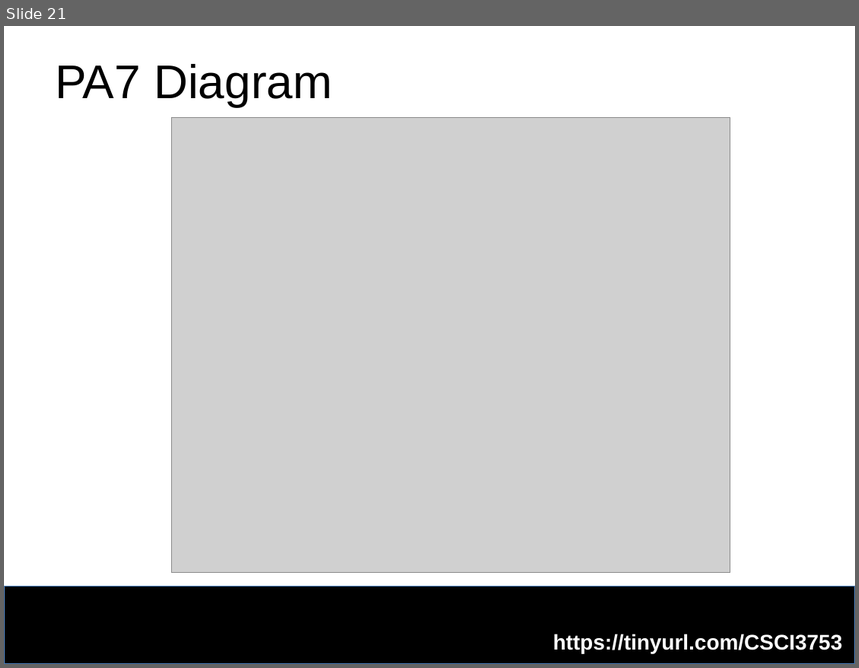
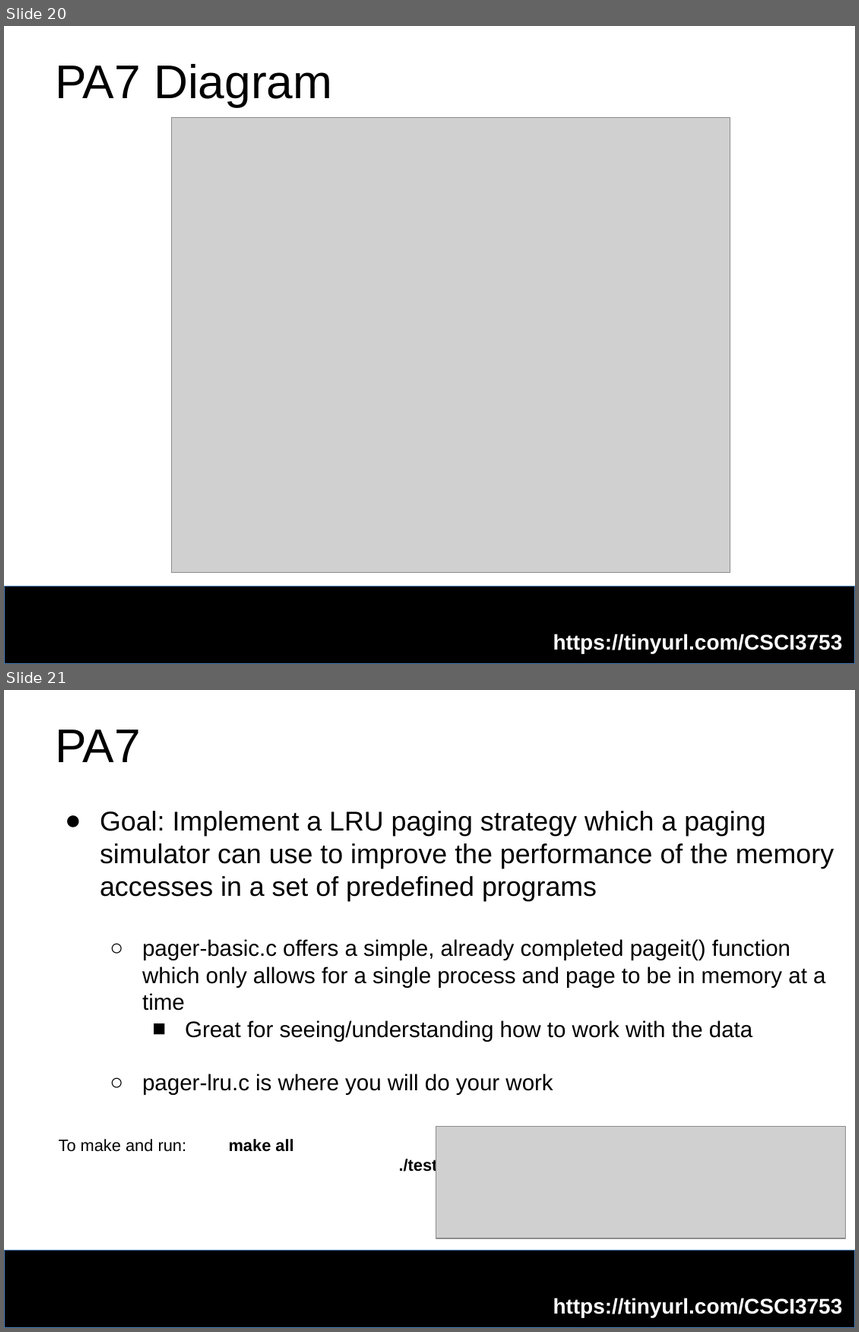
Before and after one commit to jarek-tr/csci-3753-fa25, a slide deck: w10/CSCI3753_REC_10.pptx. Shown one above the other, each under a label of ours: slide 21 before the commit, slides 20 and 21 after it. The pictures are 859x668 and 859x1332 pixels, drawn with LibreOffice and Linux fonts; fonts in the diff are those of the drawing; grey boxes stand for pictures; background and template pictures are left out. Boxes give left, top, right and bottom in pixels: in the first picture for what was removed or moved away, otherwise in the second. Text is boxed around its words. In the diff, an @@ line names an element or a change of style, - is before the commit and + after.

```diff
--- a/w10/CSCI3753_REC_10.pptx
+++ b/w10/CSCI3753_REC_10.pptx
@@ slide 21 added at bbox=[4, 690, 855, 1328], background #FFFFFF; not listed: 1 template element that a slide beside it also shows @@
@@ text added at bbox=[55, 730, 141, 762], 40 pt, text #000000 @@
+PA7
@@ text added at bbox=[100, 811, 834, 1095], 19 pt, text #000000 @@
+● Goal: Implement a LRU paging strategy which a paging simulator can use to improve the performance of the memory accesses in a set of predefined programs
+  ○ pager-basic.c offers a simple, already completed pageit() function which only allows for a single process and page to be in memory at a time
+    ■ Great for seeing/understanding how to work with the data
+  ○ pager-lru.c is where you will do your work
@@ text added at bbox=[59, 1139, 486, 1175], 14 pt, text #000000, bold @@
+To make and run: make all
+./test-basic OR ./test-lru
@@ picture added at bbox=[436, 1127, 846, 1239] @@
@@ text added at bbox=[553, 1298, 843, 1318], 18 pt, text #FFFFFF, bold @@
+https://tinyurl.com/CSCI3753
@@ what was slide 21 is now slide 20 @@
```
Also in this commit, not shown: 2 slides changed, 1 slide removed, 1 other file.
